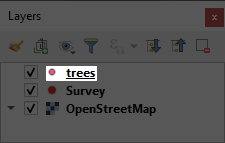
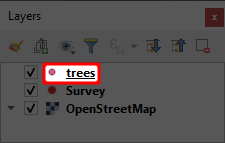
Two versions of the same layered image (225px x 143px). Layer-by-layer changes:
added layer "Red" above "Black" over [42, 62, 101, 85]
painted on "Black" over [44, 64, 99, 83]
